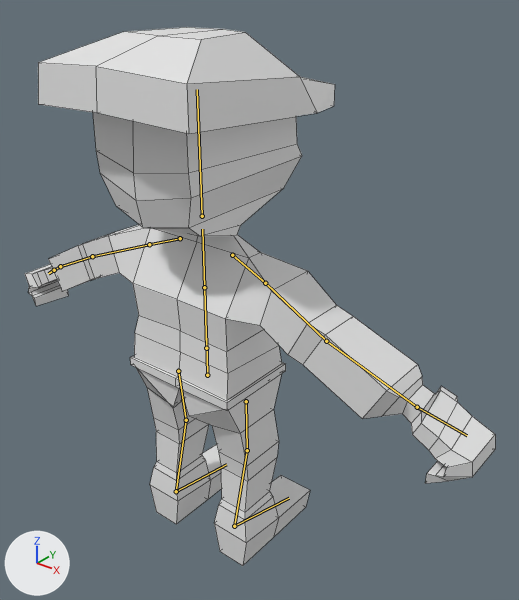
Before and after pictures for a commit that changed the FBX model ManFbx/ManWalk.fbx.
Both versions are drawn from a camera (50 mm lens) standing at (13.73, -14.49, 18.65) and looking at (0.7, 1.8, 8.55). Arrows for +X, +Y and +Z are at lower left; the lights stay in place. The picture after the commit comes second. The bones that change, and the others that lie on the model, are drawn over the model as lines. Mesh edges are drawn as thin lines.
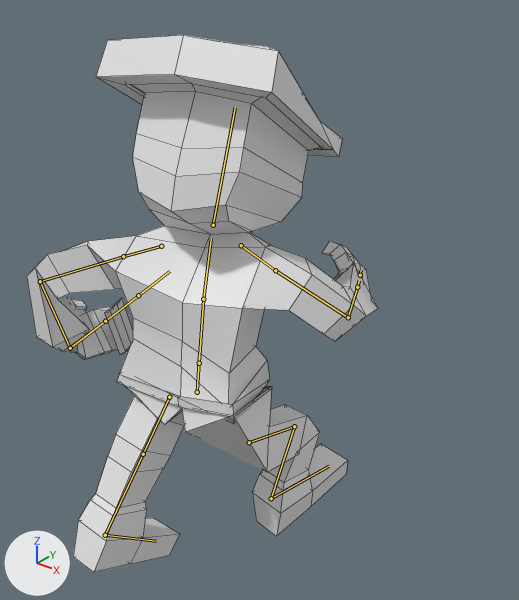
The newer file adds an action. The first version stands in its rest pose; the second is drawn at frame 1 of the action 'Armature|Armature|Run'.

Location of each change, [x1, y1, x2, y2] in pixels of the pictures (519 x 600 px):
'Cube', posed (25% narrower): before [25, 27, 495, 566]; after [27, 35, 378, 572]
bone 'Base', root to tip: before (207, 375) to (206, 338); after (197, 392) to (199, 352)
bone 'Spine2', root to tip: before (204, 287) to (202, 229); after (203, 299) to (211, 238)
bone 'Head', root to tip: before (202, 216) to (197, 89); after (213, 225) to (235, 107)
bone 'Shoulder.L', root to tip: before (180, 238) to (149, 244); after (161, 246) to (123, 256)
bone 'UpperArm.L', root to tip: before (149, 244) to (92, 256); after (123, 256) to (40, 281)
bone 'LowerArm.L', root to tip: before (92, 256) to (60, 266); after (40, 281) to (70, 348)
bone 'Hand.L', root to tip: before (60, 266) to (54, 270); after (70, 348) to (105, 321)
bone 'Shoulder.R', root to tip: before (232, 255) to (265, 283); after (241, 245) to (275, 270)
bone 'UpperArm.R', root to tip: before (265, 283) to (326, 341); after (275, 270) to (348, 317)
bone 'LowerArm.R', root to tip: before (326, 341) to (417, 407); after (348, 317) to (357, 287)
bone 'Hand.R', root to tip: before (417, 407) to (467, 435); after (357, 287) to (359, 280)
bone 'UpperLeg.L', root to tip: before (178, 371) to (186, 420); after (169, 397) to (143, 454)
bone 'LowerLeg.L', root to tip: before (186, 420) to (176, 491); after (143, 454) to (105, 535)
bone 'Foot.L', root to tip: before (176, 491) to (226, 464); after (105, 535) to (156, 541)
bone 'UpperLeg.R', root to tip: before (246, 401) to (247, 450); after (249, 442) to (294, 426)
bone 'LowerLeg.R', root to tip: before (247, 450) to (234, 526); after (294, 426) to (271, 498)
bone 'Foot.R', root to tip: before (234, 526) to (289, 498); after (271, 498) to (329, 466)

The change in detail:
Bone 'Base' (bone_base) moves from (0.0, 0.0, 0.0) to (-0.02, -0.37, -0.54).
Bone 'Base' (bone_base) turns from (0, 0, 0) to (11, 12, 0) degrees about its own x, y and z.
Bone 'Spine2' (bone_spine2) turns from (0, 0, 0) to (7, 0, 0) degrees about its own x, y and z.
Bone 'Head' (bone_head) turns from (0, 0, 0) to (7, 0, 0) degrees about its own x, y and z.
Bone 'Shoulder.L' (bone_shoulder_l) moves from (0.0, 0.0, 0.0) to (-0.19, 0.07, -1.06).
Bone 'Shoulder.L' (bone_shoulder_l) turns from (0, 0, 0) to (0, 0, -2) degrees about its own x, y and z.
Bone 'UpperArm.L' (bone_upperarm_l) turns from (0, 0, 0) to (-73, 61, -77) degrees about its own x, y and z.
Bone 'LowerArm.L' (bone_lowerarm_l) turns from (0, 0, 0) to (90, -37, -18) degrees about its own x, y and z.
Bone 'Hand.L' (bone_hand_l) turns from (0, 0, 0) to (80, -2, -43) degrees about its own x, y and z.
Bone 'Shoulder.R' (bone_shoulder_r) moves from (0.0, 0.0, 0.0) to (0.51, -0.19, -0.15).
Bone 'Shoulder.R' (bone_shoulder_r) turns from (0, 0, 0) to (0, 0, 2) degrees about its own x, y and z.
Bone 'UpperArm.R' (bone_upperarm_r) turns from (0, 0, 0) to (34, -6, 3) degrees about its own x, y and z.
Bone 'LowerArm.R' (bone_lowerarm_r) turns from (0, 0, 0) to (71, 18, 16) degrees about its own x, y and z.
Bone 'Hand.R' (bone_hand_r) turns from (0, 0, 0) to (-20, 17, -1) degrees about its own x, y and z.
Bone 'UpperLeg.L' (bone_upperleg_l) moves from (0.0, 0.0, 0.0) to (0.39, 0.04, -0.03).
Bone 'UpperLeg.L' (bone_upperleg_l) turns from (0, 0, 0) to (-30, 10, 8) degrees about its own x, y and z.
Bone 'LowerLeg.L' (bone_lowerleg_l) turns from (0, 0, 0) to (17, 5, -1) degrees about its own x, y and z.
Bone 'Foot.L' (bone_foot_l) turns from (0, 0, 0) to (-4, -2, -1) degrees about its own x, y and z.
Bone 'UpperLeg.R' (bone_upperleg_r) moves from (0.0, 0.0, 0.0) to (-0.08, 1.59, 1.16).
Bone 'UpperLeg.R' (bone_upperleg_r) turns from (0, 0, 0) to (86, 24, -11) degrees about its own x, y and z.
Bone 'LowerLeg.R' (bone_lowerleg_r) turns from (0, 0, 0) to (-87, 8, 12) degrees about its own x, y and z.
Bone 'Foot.R' (bone_foot_r) turns from (0, 0, 0) to (20, 1, -5) degrees about its own x, y and z.
